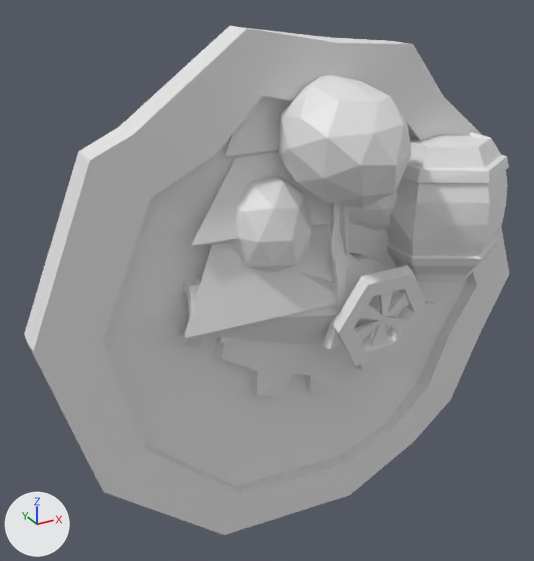
One commit to the FBX model ForbiddenSeas/Assets/3 Models/Props/cannone.fbx: the scene before it, then after it.
Rendered twice from a 50 mm lens placed at (-6.63, -10.63, 5.81), pointed at (-0.41, 0.69, 0.15). The axes (+X, +Y, +Z) are drawn at lower left. The lights are the same throughout. Where no turn or scale is listed for an object, it has been applied to the vertices.
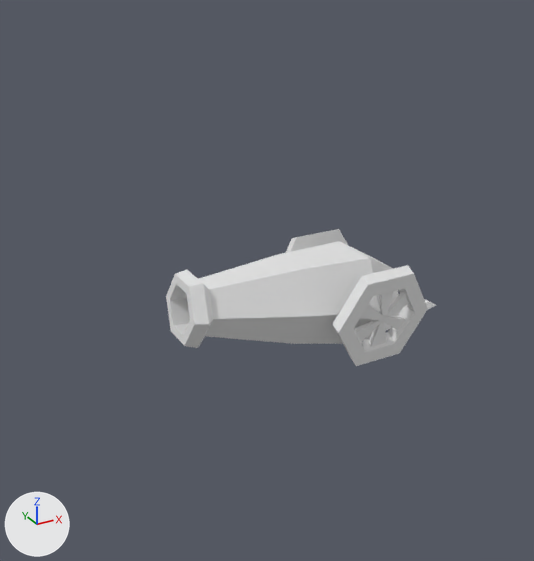
Where the change shows, as pixel boxes (x1, y1, x2, y2) in the pictures (534 x 561 px):
'Moneta', deleted
    before: (24, 26, 509, 535)
'Icosphere', deleted
    before: (229, 75, 411, 349)
'Cone', deleted
    before: (184, 114, 371, 343)
'Barile', deleted
    before: (386, 132, 509, 282)

Patch to the scene script:
```diff
--- a/ForbiddenSeas/Assets/3 Models/Props/cannone.fbx.py
+++ b/ForbiddenSeas/Assets/3 Models/Props/cannone.fbx.py
@@ ob_barile @@
-ob_barile = bpy.data.objects.new('Barile', me_cylinder)
-ob_barile.location = (2.69, -0.41, 1.54)
@@ ob_moneta @@
-ob_moneta = bpy.data.objects.new('Moneta', me_circle)
-ob_moneta.location = (0.0, 0.0, 0.0)
@@ ob_icosphere @@
-ob_icosphere = bpy.data.objects.new('Icosphere', me_icosphere)
-ob_icosphere.location = (-0.87, 0.28, 1.6)
@@ ob_cone @@
-ob_cone = bpy.data.objects.new('Cone', me_cone)
-ob_cone.location = (-0.87, 0.28, 0.69)
```
